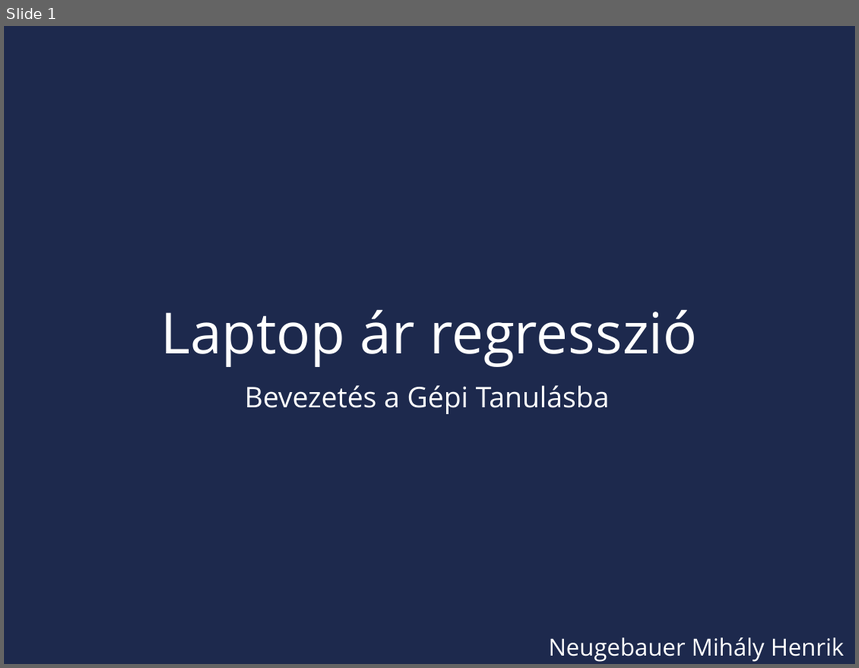
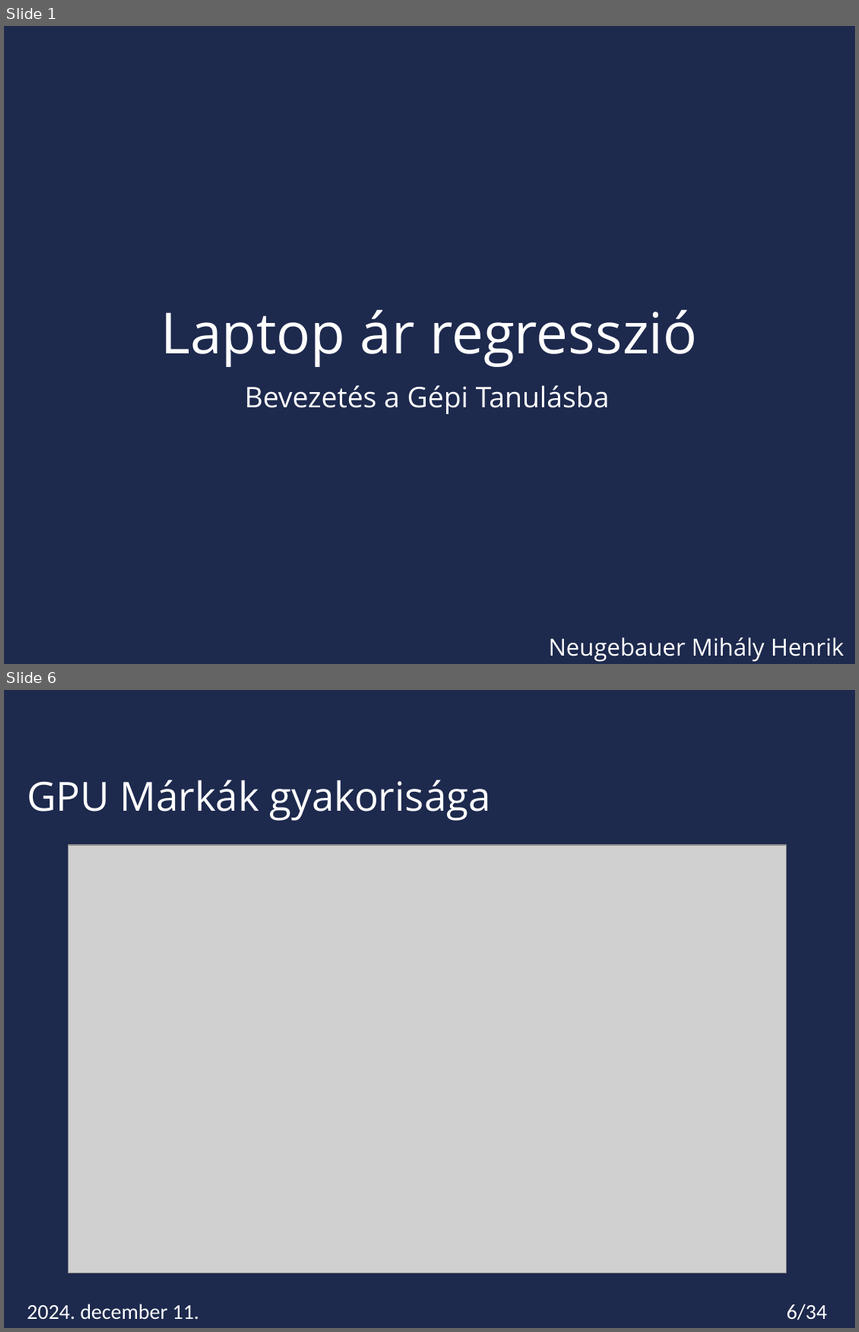
Before and after one commit to Miskota/Kaggle-laptop, a slide deck: laptop_regression.pptx. Shown one above the other, each under a label of ours: slide 1 before the commit, slides 1 and 6 after it; the slides between them are not shown. The pictures are 859x668 and 859x1332 pixels, drawn with LibreOffice and Linux fonts; fonts in the diff are those of the drawing; grey boxes stand for pictures; background and template pictures are left out. Boxes give left, top, right and bottom in pixels: in the first picture for what was removed or moved away, otherwise in the second. Text is boxed around its words. In the diff, an @@ line names an element or a change of style, - is before the commit and + after.

```diff
--- a/laptop_regression.pptx
+++ b/laptop_regression.pptx
@@ slide 6 added at (4, 690, 855, 1328), background #1D294D @@
@@ title added at (27, 780, 491, 821), 34 pt, text #FFFFFF @@
+GPU Márkák gyakorisága
@@ picture added at (68, 845, 786, 1273) @@
@@ text added at (27, 1304, 199, 1319), 18 pt, text #FFFFFF @@
+2024. december 11.
@@ page number added at (787, 1304, 827, 1321), 18 pt, text #FFFFFF @@
+6/34
```
Also in this commit, not shown: 11 slides changed, 2 other slides added, 7 other files.
